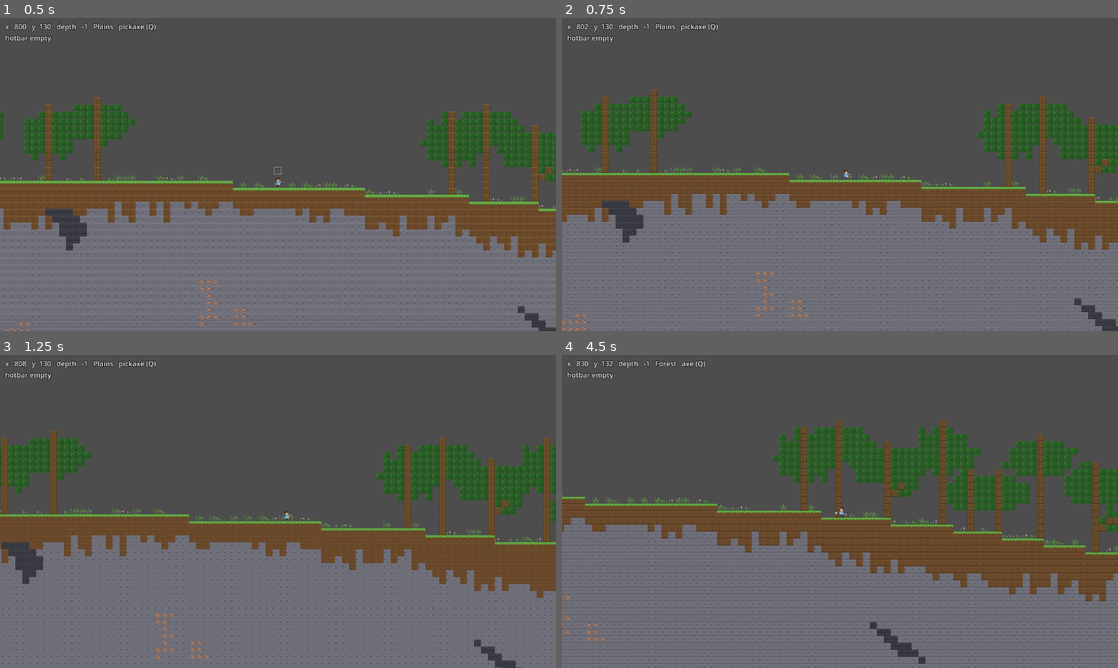
Above: before the commit, frames 1-4 (two rows, left to right).
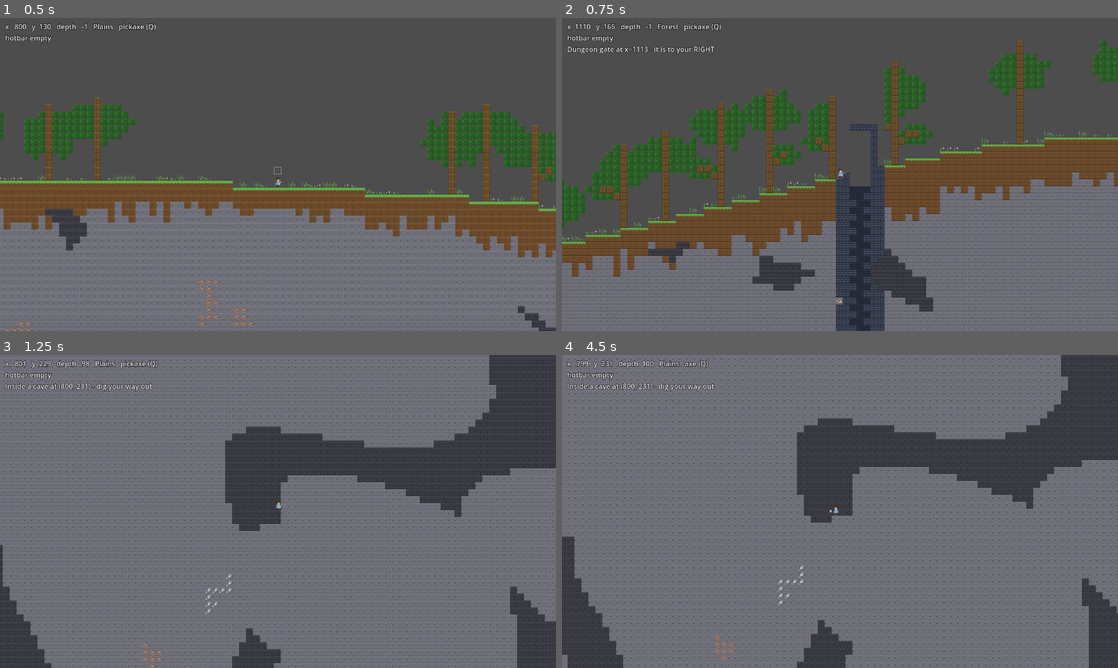
Above: after the commit, the same moments.

Repository: sujanirig-web/cavehound
Game: Godot game, scene res://scenes/main.tscn
Same seed, same stepped clock (60 frames per second), same inputs: the game is played once before the commit and once after it.
Inputs (mouse positions are in pixels of both pictures, inside the frame that each line leads up to):
- Up to frame 1 (0.5 s): no input
- Up to frame 2 (0.75 s): tap Enter (ui_accept) at 0.5 s; move the mouse to (962, 158) at 0.52 s; hold D (move_right) from 0.53 s (still down); tap T at 0.6 s; click (962, 158) at 0.67 s
- Up to frame 3 (1.25 s): keep holding D (move_right); tap W (jump) at 0.77, 1.07 s; tap C at 0.8 s
- Up to frame 4 (4.5 s): move the mouse to (728, 527) at 1.27 s; tap C at 1.35, 3.05, 4.35 s; tap W (jump) at 1.52, 1.55, 1.82, 2.1, 3.02, 3.32, 3.77, 3.8, 4.07 s; move the mouse to (895, 442) at 2.02 s; release D (move_right) at 2.03 s; hold A (move_left) 2.03-2.78 s; tap T at 2.3, 3.6 s; move the mouse to (812, 574) at 2.77 s; hold D (move_right) 2.78-4.28 s; tap Q (cycle_tool) at 2.85 s; click (812, 574) at 2.92 s; move the mouse to (1006, 558) at 3.52 s; move the mouse to (673, 464) at 4.27 s; hold A (move_left) from 4.28 s (still down)

Frame 1 is identical in both runs. In frame 2, 41% of the frame differs, in the area x 0-100%, y 1-100%; in frame 3, 61%; in frame 4, 63%, in the area x 0-100%, y 0-100%.

Commit message:
Add debug teleports: T to dungeon gate, C into a cave; --goto= launch flags
WorldGen now records dungeon_entrance_x/dir; world.gd gains
_teleport_to_dungeon (parked by the gate door, camera snapped) and
_teleport_to_cave (scans outward from centre for a pocket the player
fits in); HUD flashes a hint line. Launch with '-- --goto=dungeon|--goto=cave'.

Fixed strict-inference parse error on the cave scan loop (explicitly
typed loop vars + index instead of 'var i :=' on a Variant-typed sx).

Diff:
--- /dev/null
+++ b/opencode.json
@@ -0,0 +1,22 @@
+{
+  "$schema": "https://opencode.ai/config.json",
+  "skills": {
+    "paths": [
+      "/home/sagiri/.local/share/opencode/godot-prompter/skills"
+    ]
+  },
+  "mcp": {
+    "godot": {
+      "type": "local",
+      "command": [
+        "npx",
+        "-y",
+        "@coding-solo/godot-mcp"
+      ],
+      "environment": {
+        "GODOT_PATH": "/home/sagiri/.local/bin/godot"
+      },
+      "enabled": true
+    }
+  }
+}
--- a/scripts/world.gd
+++ b/scripts/world.gd
@@ -6,7 +6,9 @@
 ## Controls: arrows / A-D to move, Space to jump,
 ##           hold LMB to dig, RMB to place the selected block,
 ##           Q switch tool, 1-4 pick a hotbar slot,
-##           F toggle background walls, G new seed.
+##           F toggle background walls, G new seed,
+##           T jump to the dungeon gate, C drop into a cave.
+## Launch with `-- --goto=dungeon` (or `--goto=cave`) to start there.
 
 const WORLD_W := 1600
 const WORLD_H := 400
@@ -25,6 +27,9 @@
 var gen: WorldGen
 var world_seed := 0
 
+## One-shot HUD line set by the teleporters; cleared on regenerate.
+var hud_flash := ""
+
 
 func _ready() -> void:
     _generate(SEED_NAME)
@@ -33,6 +38,7 @@
 func _generate(seed_name: String) -> void:
     loading.visible = true
     status.text = "Generating world..."
+    hud_flash = ""
     # Let the loading screen actually paint before we block the thread.
     await get_tree().process_frame
 
@@ -56,6 +62,12 @@
     cam.reset_smoothing()
 
     loading.visible = false
+
+    var args := OS.get_cmdline_user_args()
+    if args.has("--goto=dungeon"):
+        _teleport_to_dungeon()
+    elif args.has("--goto=cave"):
+        _teleport_to_cave()
 
 
 ## Column-major so consecutive writes land near each other in memory,
@@ -93,6 +105,8 @@
     var hotbar: String = player.hud_hotbar_text()
     info.text = "x %5d   y %4d   depth %4d   %s   %s\n%s" % [
         tx, ty, depth, BIOME_NAMES[biome], tool_text, hotbar]
+    if hud_flash != "":
+        info.text += "\n" + hud_flash
 
 
 ## Breaks a tile and returns the item picked up (-1 = nothing).
@@ -147,9 +161,81 @@
 func _unhandled_input(event: InputEvent) -> void:
     if event is InputEventKey and event.pressed and not event.echo:
         match event.keycode:
+            KEY_T:
+                _teleport_to_dungeon()
+            KEY_C:
+                _teleport_to_cave()
             KEY_F:
                 walls_layer.visible = not walls_layer.visible
             KEY_G:
                 tiles_layer.clear()
                 walls_layer.clear()
                 _generate("cavebound-%d" % randi())
+
+
+# ------------------------------------------------------------- teleporting
+
+func _snap_camera() -> void:
+    var cam := player.get_node("Camera2D") as Camera2D
+    cam.reset_smoothing()
+
+
+## Park the player on top of a solid ground row: the body centre sits
+## 11px above the cell top so the feet rest exactly on it.
+func _stand_on(cx: int, gy: int) -> void:
+    player.velocity = Vector2.ZERO
+    player.global_position = Vector2((cx + 0.5) * TILE, gy * TILE - 11.0)
+
+
+## Drop the player into the middle of an air cell inside a cave.
+func _drop_into(cx: int, cy: int) -> void:
+    player.velocity = Vector2.ZERO
+    player.global_position = Vector2((cx + 0.5) * TILE, (cy + 0.5) * TILE)
+
+
+## Teleport to the surface just outside the dungeon door, so the gate is
+## on screen. The door faces the approach side (dir==1: door on the west
+## side of the gate, dungeon to the east).
+func _teleport_to_dungeon() -> void:
+    if gen == null or gen.dungeon_entrance_x < 0:
+        hud_flash = "no dungeon this seed - press G to reseed"
+        return
+    var gx := gen.dungeon_entrance_x
+    var land_x: int = clampi(gx - 3 if gen.dungeon_dir == 1 else gx + 3, 1, WORLD_W - 2)
+    _stand_on(land_x, gen.surface[land_x])
+    _snap_camera()
+    hud_flash = "Dungeon gate at x=%d - it is to your %s" % [
+            gx, "RIGHT" if gen.dungeon_dir == 1 else "LEFT"]
+
+
+## Scan outward from the world centre for the first underground pocket
+## the player actually fits in (air above and below the body's middle
+## cell, solid floor), then drop them into it.
+func _teleport_to_cave() -> void:
+    if gen == null:
+        return
+    var found := Vector2i(-1, -1)
+    for dx: int in range(gen.width / 2):
+        for sx: int in [gen.width / 2 - dx, gen.width / 2 + dx]:
+            if sx < 1 or sx >= gen.width - 1:
+                continue
+            for y: int in range(mini(gen.surface[sx] + 12, gen.height - 3), gen.height - 3):
+                var i: int = y * gen.width + sx
+                if gen.tiles[i] != WorldGen.Tile.AIR:
+                    continue
+                if gen.tiles[i - gen.width] != WorldGen.Tile.AIR:
+                    continue  # no headroom
+                if gen.tiles[i + gen.width] == WorldGen.Tile.AIR:
+                    continue  # no floor to stand on
+                found = Vector2i(sx, y)
+                break
+            if found.x >= 0:
+                break
+        if found.x >= 0:
+            break
+    if found.x < 0:
+        hud_flash = "no cave found nearby - press G to reseed"
+        return
+    _drop_into(found.x, found.y)
+    _snap_camera()
+    hud_flash = "Inside a cave at (%d, %d) - dig your way out" % [found.x, found.y]
--- a/scripts/world_gen.gd
+++ b/scripts/world_gen.gd
@@ -58,6 +58,11 @@
 var width := 0
 var height := 0
 var spawn := Vector2i.ZERO
+
+## Where the dungeon gate sits (column of the entrance shaft) and which
+## side it is on, set by the dungeon pass. -1 means this seed has none.
+var dungeon_entrance_x := -1
+var dungeon_dir := 1
 
 
 func generate(world_seed: int, w: int, h: int) -> void:
@@ -480,6 +485,8 @@
     var dir := 1 if rng.randf() < 0.5 else -1
     var entrance_x := clampi(width / 2 + dir * rng.randi_range(240, 420),
             70, width - 70)
+    dungeon_dir = dir
+    dungeon_entrance_x = entrance_x
     var base_y := surface[entrance_x] + rng.randi_range(45, 65)
 
     # --- layout: one room per accepted step of a clamped grid walk.
Not shown, changed: README.md
